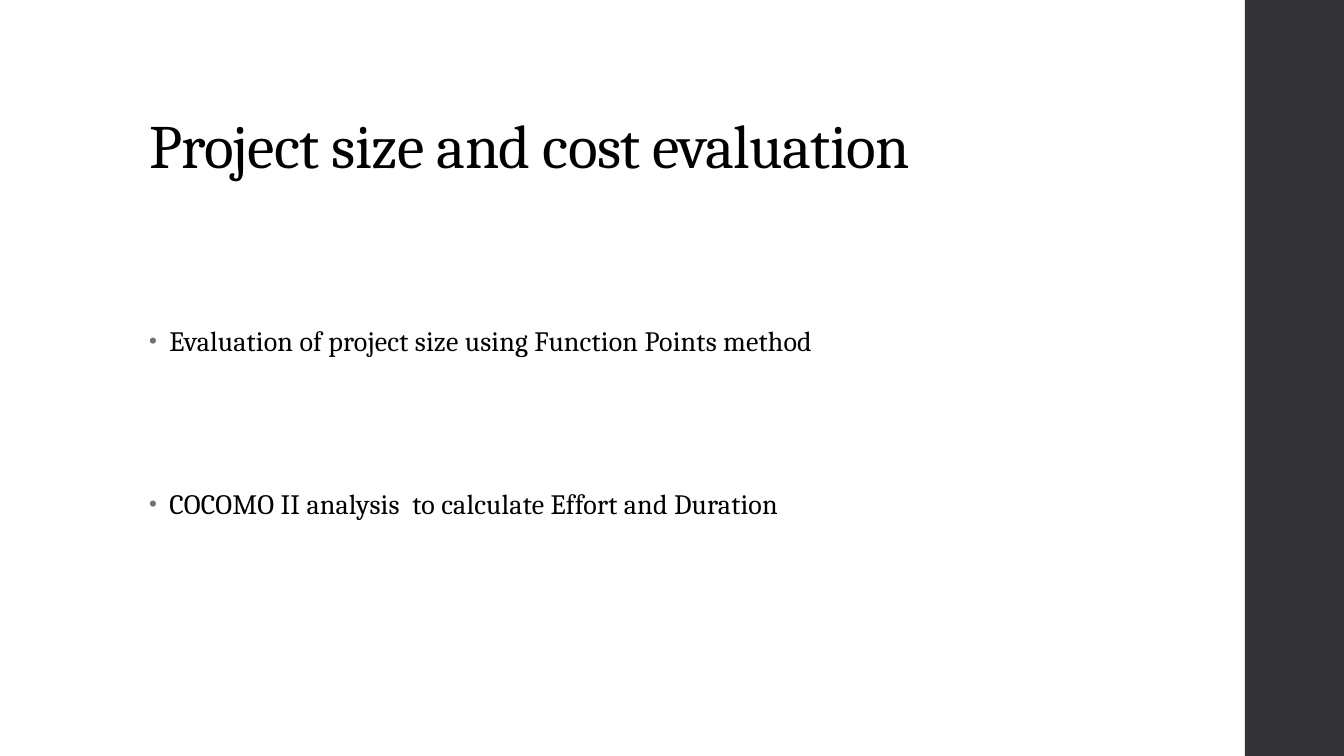
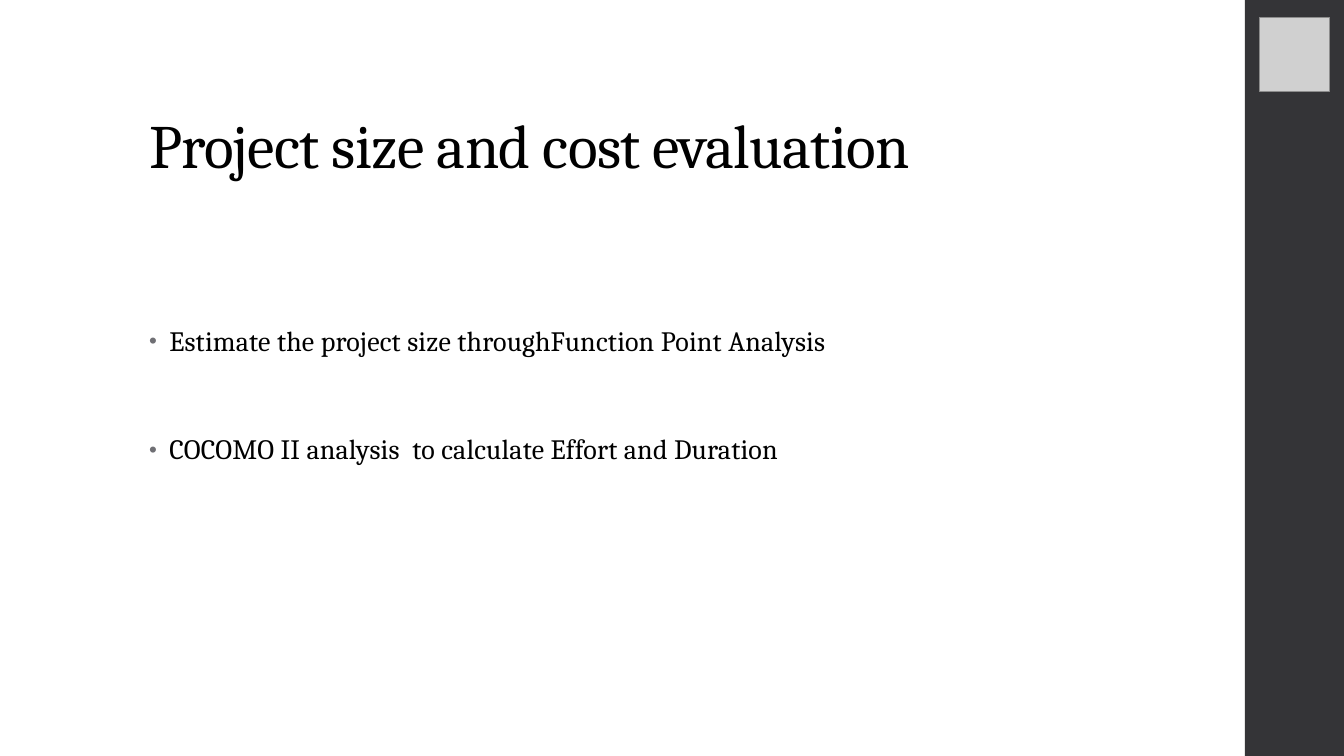
Before and after one commit to RiccardoDeTogni/BucciDeTogniTaxiService, a slide deck: slide 17 of Slides.pptx (slide 9 before the commit). Drawn at 1344x756 pixels with LibreOffice and Linux fonts; fonts in the diff are those of the drawing; grey boxes stand for pictures. Boxes give left, top, right and bottom in pixels: in the first picture for what was removed or moved away, otherwise in the second. Text is boxed around its words. In the diff, an @@ line names an element or a change of style, - is before the commit and + after.

```diff
--- a/Slides.pptx
+++ b/Slides.pptx
@@ picture added at (1260, 17, 1330, 92) @@
@@ text at (169, 331, 825, 357): text changed @@
-• Evaluation of project size using Function Points method
+• Estimate the project size throughFunction Point Analysis
```
Also in this commit, not shown: 9 other slides changed, 10 slides added, 2 slides removed, 1 other file.
